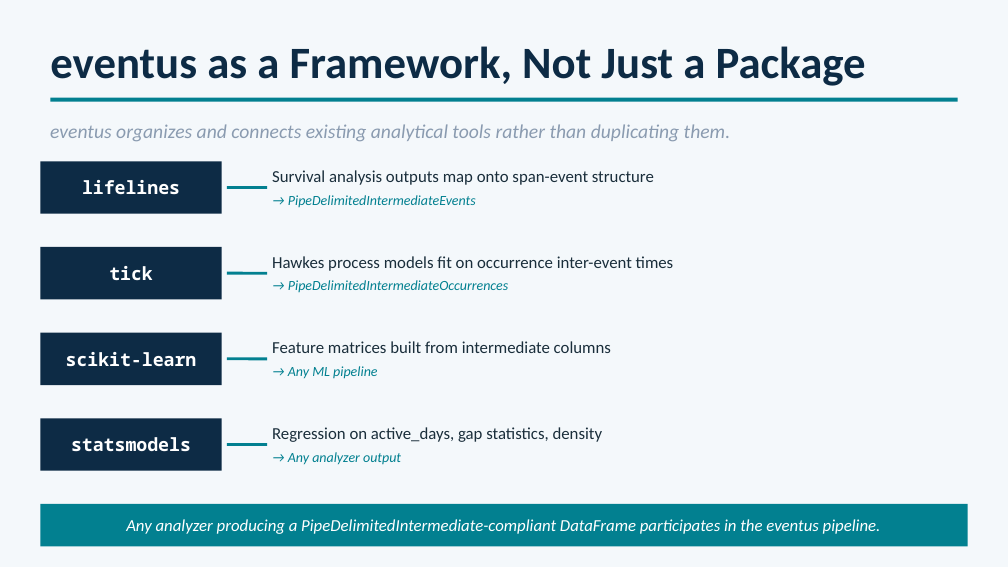
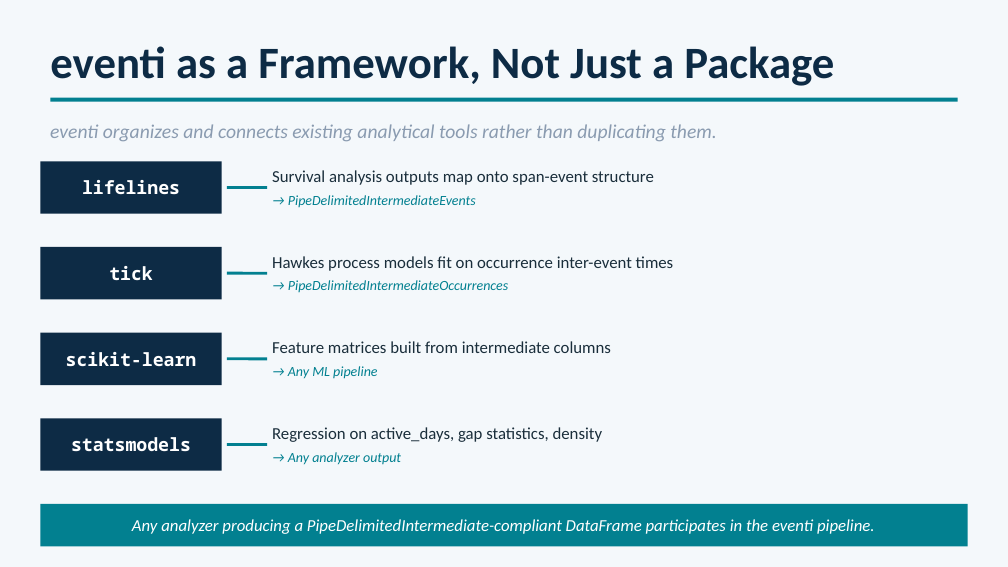
Before and after one commit to djarenas/eventus, a slide deck: slide 14 of eventus_architecture.pptx (slide 8 before the commit). Drawn at 1008x567 pixels with LibreOffice and Linux fonts; fonts in the diff are those of the drawing. Boxes give left, top, right and bottom in pixels: in the first picture for what was removed or moved away, otherwise in the second. Text is boxed around its words. In the diff, an @@ line names an element or a change of style, - is before the commit and + after.

```diff
--- a/eventus_architecture.pptx
+++ b/eventus_architecture.pptx
@@ text at (x1=50, y1=46, x2=834, y2=86): text changed @@
-eventus as a Framework, Not Just a Package
+eventi as a Framework, Not Just a Package
@@ text at (x1=50, y1=124, x2=717, y2=141): text changed @@
-eventus organizes and connects existing analytical tools rather than duplicating them.
+eventi organizes and connects existing analytical tools rather than duplicating them.
@@ text at (x1=132, y1=519, x2=875, y2=534): text changed @@
-Any analyzer producing a PipeDelimitedIntermediate-compliant DataFrame participates in the eventus pipeline.
+Any analyzer producing a PipeDelimitedIntermediate-compliant DataFrame participates in the eventi pipeline.
```
Also in this commit, not shown: 6 other slides changed, 6 slides added.
